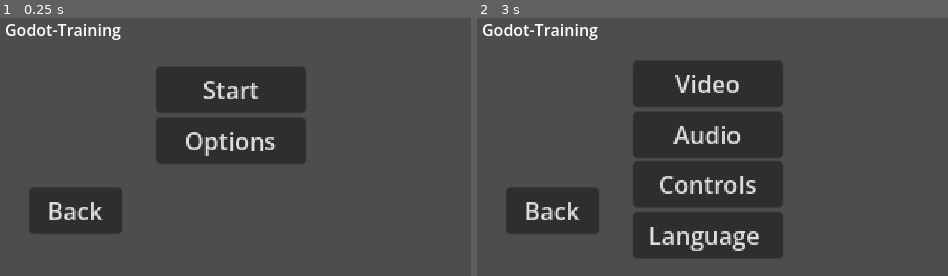
Above: before the commit, frames 1-2 (left to right).
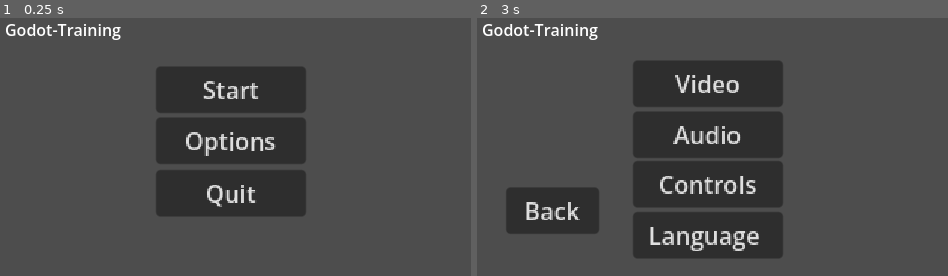
Above: after the commit, the same moments.

Repository: Aceralot/Shots-Fired
Game: Godot game, scene res://Objects/UI/MainMenu.tscn
Same seed, same stepped clock (60 frames per second), same inputs: the game is played once before the commit and once after it.
Inputs (mouse positions are in pixels of both pictures, inside the frame that each line leads up to):
- Up to frame 1 (0.25 s): no input
- Up to frame 2 (3 s): click (552, 211) at 0.5 s, where only the run before the commit has a clickable "Back"; click "Start" at 1.25 s; click "Start" at 2 s; click "Options" at 2.75 s

The runs differ from the first frame. In frame 1, 8.9% of the frame differs, in the area x 6-65%, y 58-84%; in frame 2, nothing differs.

Commit message:
Partial Script Fix
You can now go back after selecting a setting and you can change most
settings, Resolution still needs fixing

Diff:
--- a/Objects/UI/MainMenu.tscn
+++ b/Objects/UI/MainMenu.tscn
@@ -24,7 +24,7 @@
 audio_settings = NodePath("Audio")
 controls_settings = NodePath("Controls")
 language_settings = NodePath("Language")
-back_button = NodePath("Menu/Control3/Quit")
+back_button = NodePath("Back")
 settings_button = NodePath("Menu/Control2/Options")
 video_button = NodePath("Settings/Control/Video")
 audio_button = NodePath("Settings/Control2/Audio")
--- a/project.godot
+++ b/project.godot
@@ -85,13 +85,14 @@
 "path": "res://Scripts/player_area_2d.gd",
 "type": "file"
 }, {
-"column": 0,
-"line": 16,
+"column": 24,
+"current": true,
+"line": 18,
 "path": "res://Scripts/UI/Videoscript.gd",
 "type": "file"
 }, {
 "column": 0,
-"line": 49,
+"line": 0,
 "path": "res://Scripts/UI/audio.gd",
 "type": "file"
 }, {
@@ -101,23 +102,12 @@
 "type": "file"
 }, {
 "column": 0,
-"current": true,
-"line": 12,
+"line": 0,
 "path": "res://Scripts/UI/Language.gd",
 "type": "file"
 }, {
 "column": 0,
 "line": 0,
-"path": "/private/var/mobile/Containers/Shared/AppGroup/DE2F46C9-9711-400D-BBB2-309BE3E5307E/File Provider Storage/Repositories/Godot-Training/Scripts/UI/audio.gd",
-"type": "file"
-}, {
-"column": 0,
-"line": 32,
-"path": "/private/var/mobile/Containers/Shared/AppGroup/DE2F46C9-9711-400D-BBB2-309BE3E5307E/File Provider Storage/Repositories/Godot-Training/Scripts/UI/mainmenu.gd",
-"type": "file"
-}, {
-"column": 0,
-"line": 32,
 "path": "res://Scripts/UI/mainmenu.gd",
 "type": "file"
 }]
